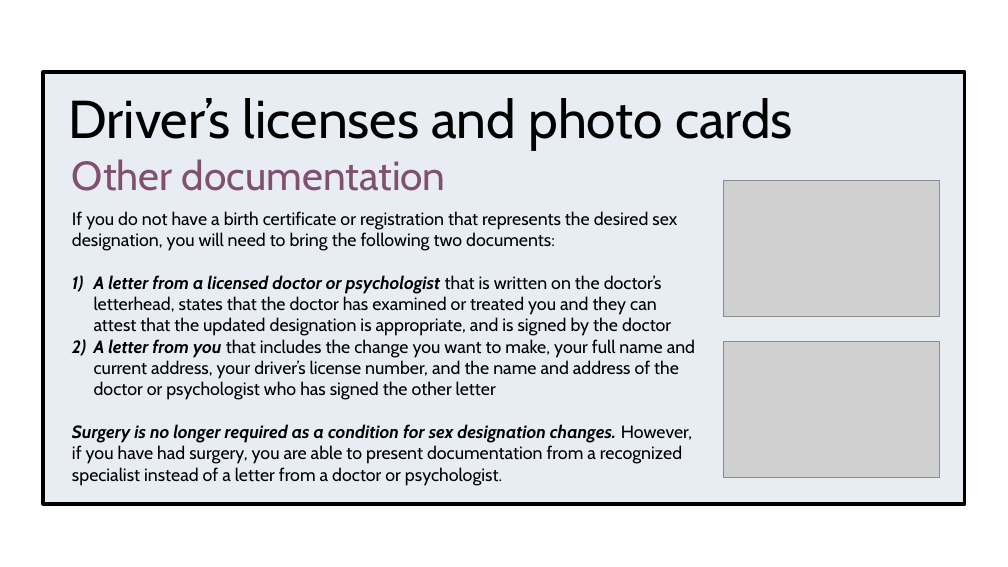
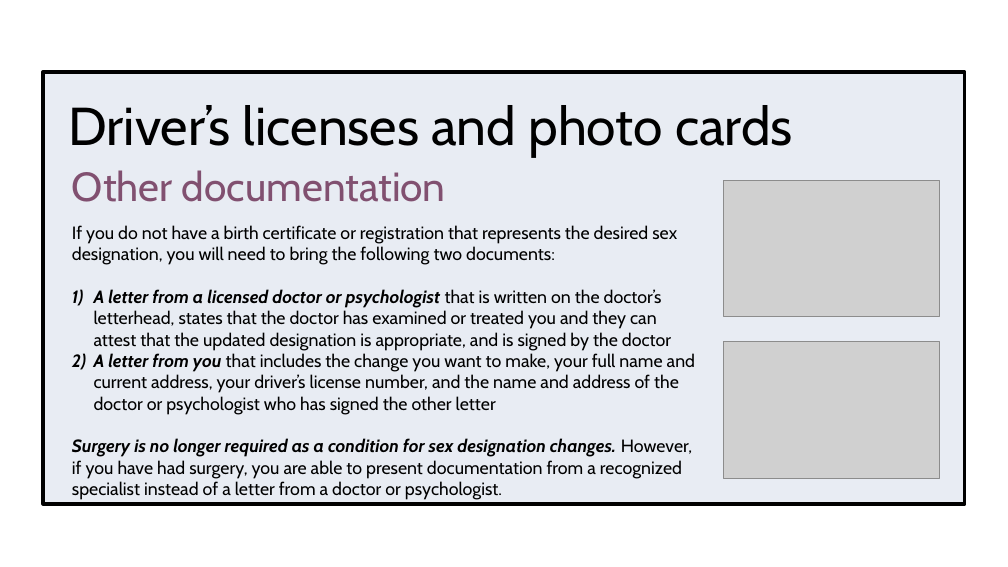
Before and after one commit to torontopubliclibra/tg-id-beta, a slide deck: slide 21 of data/tg-id-0425.pptx. Drawn at 1008x567 pixels with LibreOffice and Linux fonts; fonts in the diff are those of the drawing; grey boxes stand for pictures; background and template pictures are left out. Boxes give left, top, right and bottom in pixels: in the first picture for what was removed or moved away, otherwise in the second. Text is boxed around its words. In the diff, an @@ line names an element or a change of style, - is before the commit and + after.

```diff
--- a/data/tg-id-0425.pptx
+++ b/data/tg-id-0425.pptx
@@ title "Driver’s licenses and photo cards": place and size @@
-title "Driver’s licenses and photo cards" at (68,98,793,150)
+title "Driver’s licenses and photo cards" at (68,105,793,157)
@@ title "Other documentation": place and size @@
-title "Other documentation" at (72,159,446,191)
+title "Other documentation" at (72,170,446,202)
@@ text "If you do not have ...": place and size @@
-text "If you do not have ..." at (72,211,695,486)
+text "If you do not have ..." at (72,225,695,500)
```
Also in this commit, not shown: 24 other slides changed, 4 other files.
